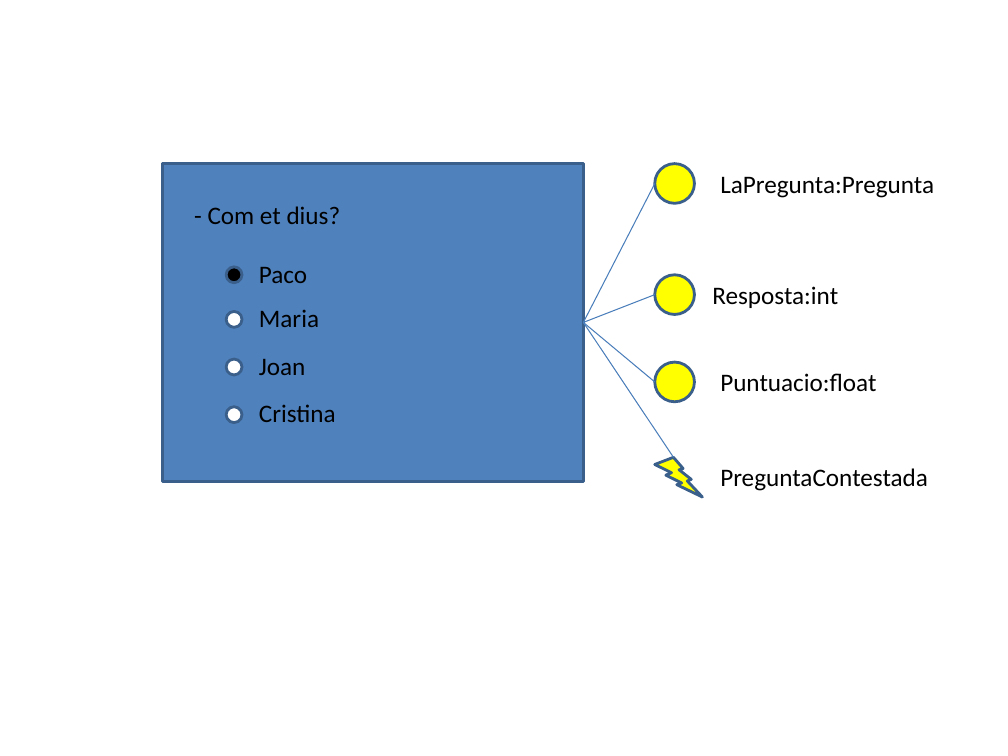
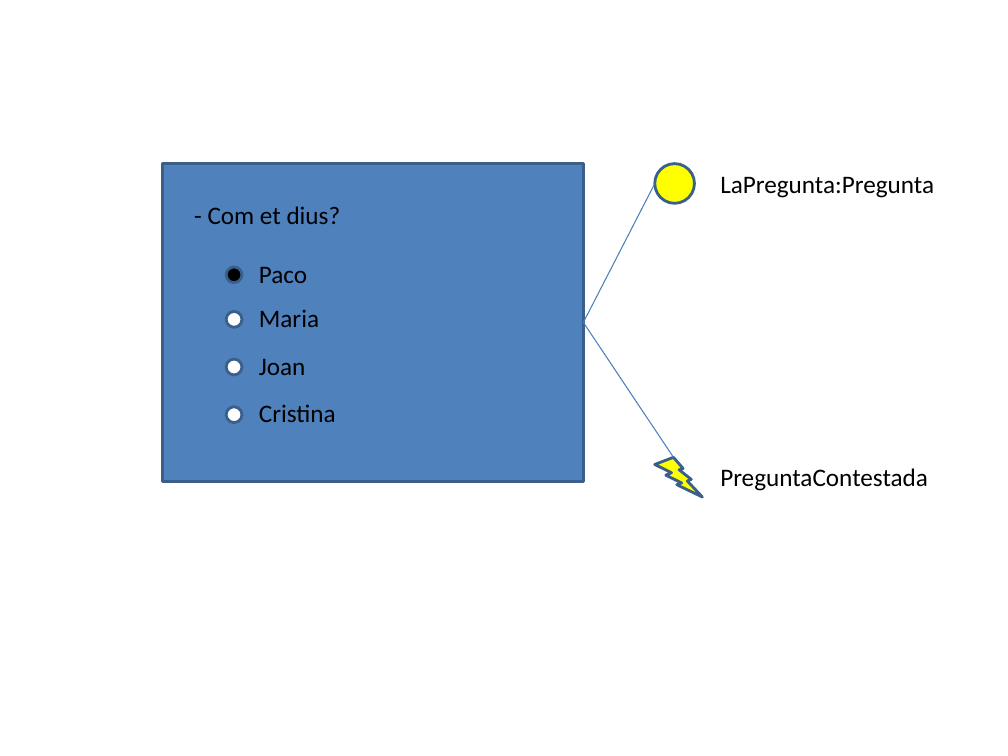
Before and after one commit to infomila/ICB0_M07_DI_Samples_20_21, a slide deck: slide 1 of UF1/20211104_Test/ExamenTest/ExamenTest/doc/specs.pptx. Drawn at 1008x756 pixels with LibreOffice and Linux fonts; fonts in the diff are those of the drawing. Boxes give left, top, right and bottom in pixels: in the first picture for what was removed or moved away, otherwise in the second. Text is boxed around its words. In the diff, an @@ line names an element or a change of style, - is before the commit and + after.

```diff
--- a/UF1/20211104_Test/ExamenTest/ExamenTest/doc/specs.pptx
+++ b/UF1/20211104_Test/ExamenTest/ExamenTest/doc/specs.pptx
@@ line removed from (584, 323) to (655, 294) @@
@@ ellipse removed at box(655, 275, 695, 314) @@
@@ text removed at box(712, 286, 838, 308) @@
-Resposta:int
@@ line removed from (584, 323) to (655, 382) @@
@@ ellipse removed at box(655, 362, 695, 401) @@
@@ text removed at box(720, 373, 876, 392) @@
-Puntuacio:float
```
Also in this commit, not shown: 6 other files.
